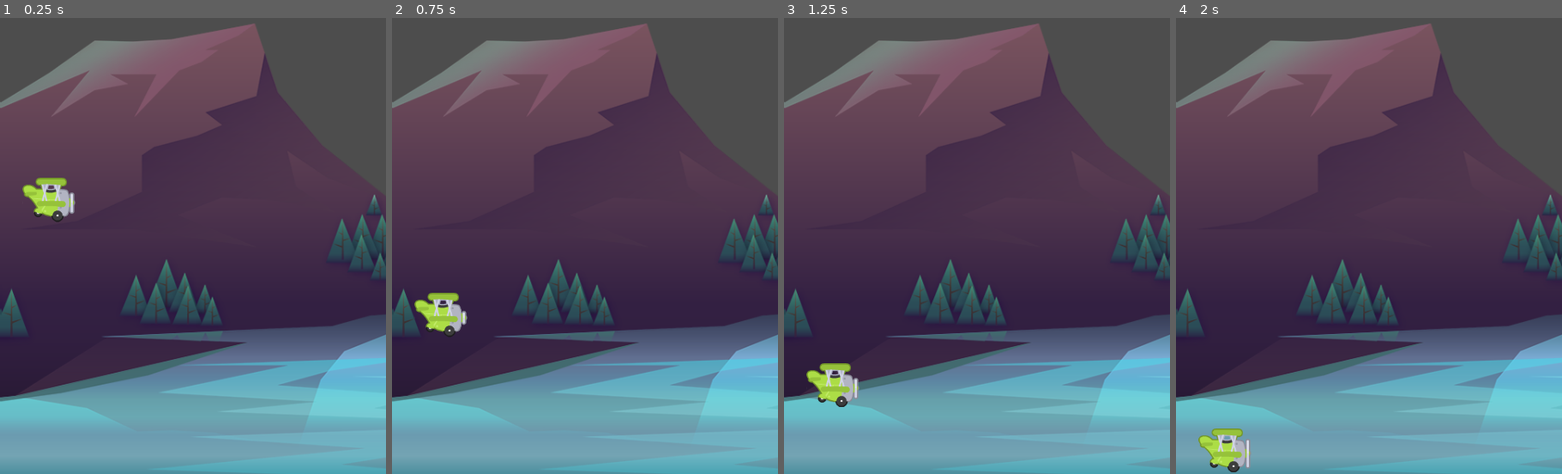
Above: before the commit, frames 1-4 (left to right).
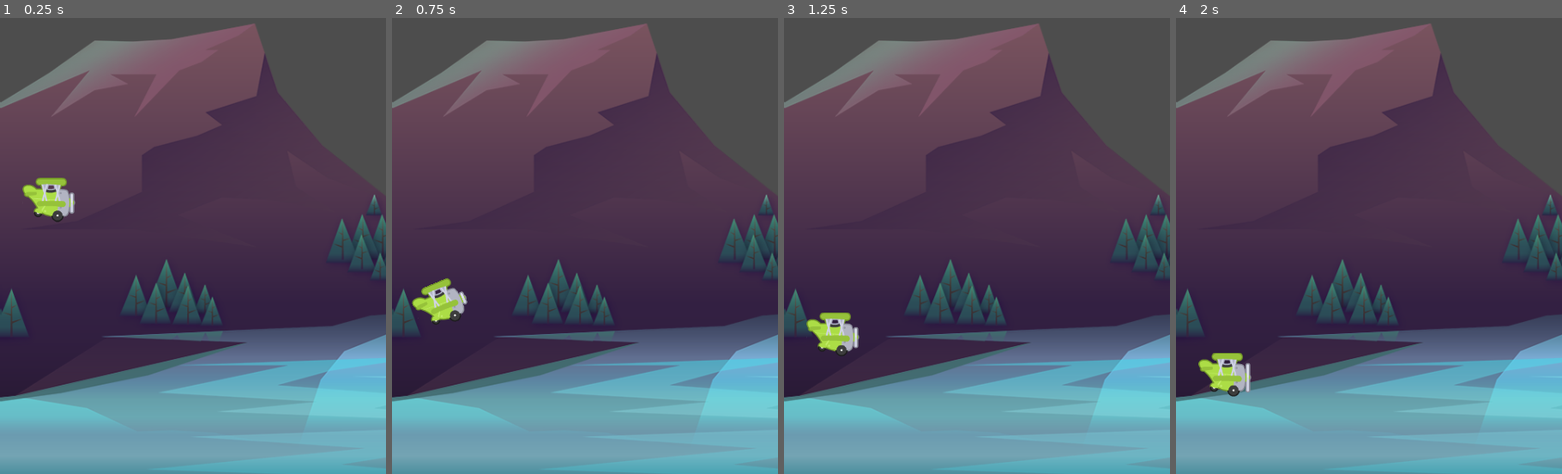
Above: after the commit, the same moments.

Repository: EmilyGreeen/UdemyGodotTappyPlane
Game: Godot game, scene res://scenes/game/game.tscn
Two runs of this game, one before a commit and one after it. Both use one fixed random seed, a clock stepped at 60 frames per second and the inputs below.
Inputs:
- Up to frame 1 (0.25 s): no input
- Up to frame 2 (0.75 s): tap Space (fly) at 0.6 s
- Up to frame 3 (1.25 s): no input
- Up to frame 4 (2 s): tap Space (fly) at 1.35 s

Frame 1 is identical in both runs. In frame 2, 1.0% of the frame differs, in the area x 5-20%, y 57-70%; in frame 3, 1.8%; in frame 4, 1.8%, in the area x 5-20%, y 73-100%.

Commit message:
add animation to jump action

Diff:
--- a/scenes/plane/plane.gd
+++ b/scenes/plane/plane.gd
@@ -1,8 +1,9 @@
 extends CharacterBody2D
 
 const GRAVITY: float = 1000.0
-const POWER: float = -200.0
+const POWER: float = -300.0
 @onready var sprite: AnimatedSprite2D = $Sprite
+@onready var anim_player: AnimationPlayer = $AnimationPlayer
 
 
 # Called when the node enters the scene tree for the first time.
@@ -27,7 +28,7 @@
 	if Input.is_action_just_pressed("fly"):
 		print("jump!")
 		velocity.y = POWER
-
+		anim_player.play("power")
 
 func die() -> void:
 	set_physics_process(false)
--- a/scenes/plane/plane.tscn
+++ b/scenes/plane/plane.tscn
@@ -1,10 +1,48 @@
-[gd_scene load_steps=4 format=3 uid="uid://cxvu2j6mvf7sa"]
+[gd_scene load_steps=7 format=3 uid="uid://cxvu2j6mvf7sa"]
 
 [ext_resource type="Script" path="res://scenes/plane/plane.gd" id="1_2rfnk"]
 [ext_resource type="SpriteFrames" uid="uid://tvjqwp4o4i3m" path="res://assets/plane_frames.tres" id="2_sy48n"]
 
 [sub_resource type="CircleShape2D" id="CircleShape2D_cpga1"]
 radius = 22.0907
+
+[sub_resource type="Animation" id="Animation_3b7ex"]
+resource_name = "power"
+length = 0.3
+step = 0.1
+tracks/0/type = "value"
+tracks/0/imported = false
+tracks/0/enabled = true
+tracks/0/path = NodePath("Sprite:rotation")
+tracks/0/interp = 1
+tracks/0/loop_wrap = true
+tracks/0/keys = {
+"times": PackedFloat32Array(0, 0.1, 0.3),
+"transitions": PackedFloat32Array(1, 1, 1),
+"update": 0,
+"values": [0.0, -0.436332, 0.0]
+}
+
+[sub_resource type="Animation" id="Animation_8wn3g"]
+length = 0.001
+tracks/0/type = "value"
+tracks/0/imported = false
+tracks/0/enabled = true
+tracks/0/path = NodePath("Sprite:rotation")
+tracks/0/interp = 1
+tracks/0/loop_wrap = true
+tracks/0/keys = {
+"times": PackedFloat32Array(0),
+"transitions": PackedFloat32Array(1),
+"update": 0,
+"values": [0.0]
+}
+
+[sub_resource type="AnimationLibrary" id="AnimationLibrary_v4b0c"]
+_data = {
+"RESET": SubResource("Animation_8wn3g"),
+"power": SubResource("Animation_3b7ex")
+}
 
 [node name="Plane" type="CharacterBody2D"]
 script = ExtResource("1_2rfnk")
@@ -14,11 +52,14 @@
 sprite_frames = ExtResource("2_sy48n")
 animation = &"fly"
 autoplay = "fly"
-frame_progress = 0.373753
+frame_progress = 0.647051
 
 [node name="CollisionShape2D" type="CollisionShape2D" parent="."]
 shape = SubResource("CircleShape2D_cpga1")
 
 [node name="AnimationPlayer" type="AnimationPlayer" parent="."]
+libraries = {
+"": SubResource("AnimationLibrary_v4b0c")
+}
 
 [node name="EngineSound" type="AudioStreamPlayer2D" parent="."]
